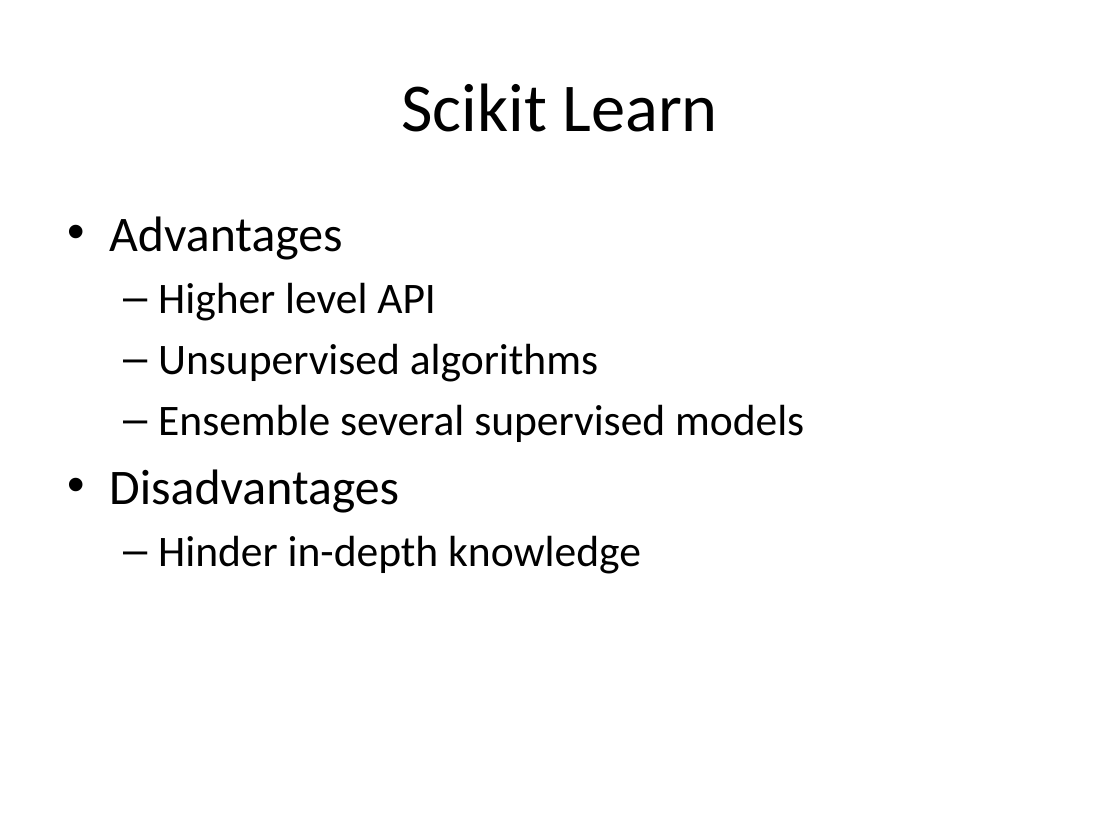
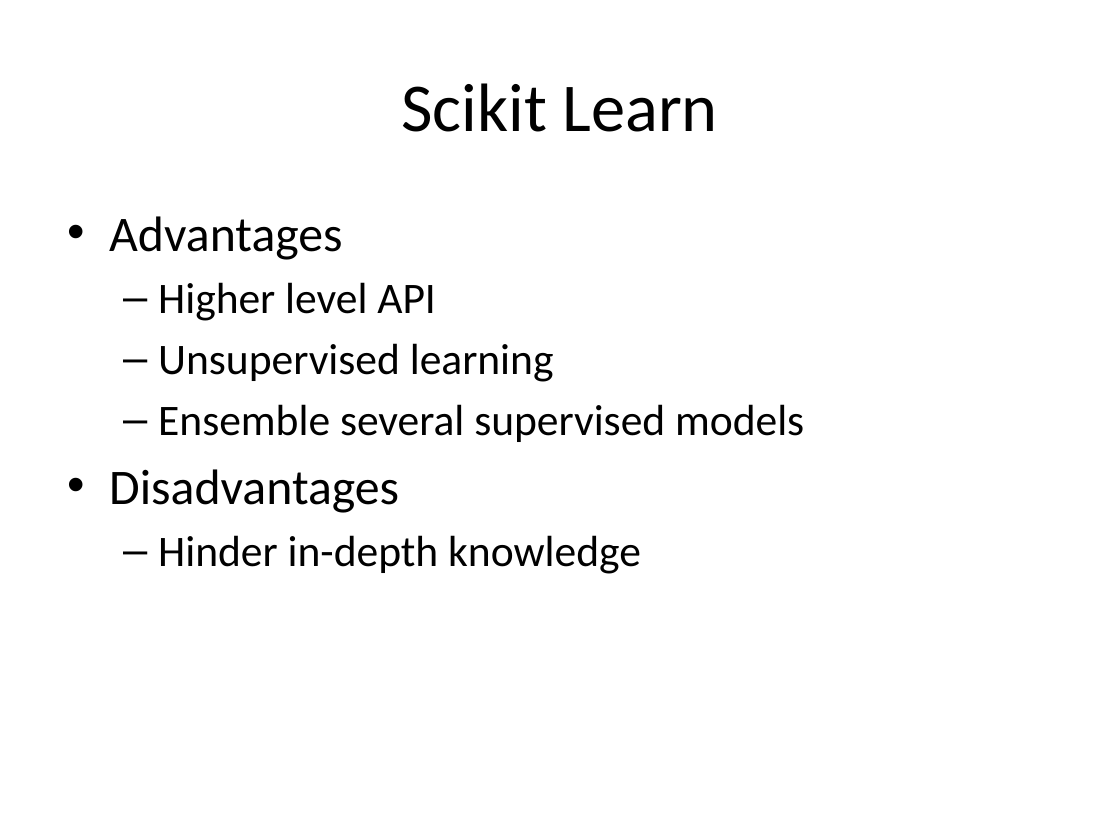
Before and after one commit to look4pritam/ArtificialIntelligence, a slide deck: slide 12 of Introduction/MachineLearningFrameworks.pptx. Drawn at 1120x840 pixels with LibreOffice and Linux fonts; fonts in the diff are those of the drawing. Boxes give left, top, right and bottom in pixels: in the first picture for what was removed or moved away, otherwise in the second. Text is boxed around its words. In the diff, an @@ line names an element or a change of style, - is before the commit and + after.

```diff
--- a/Introduction/MachineLearningFrameworks.pptx
+++ b/Introduction/MachineLearningFrameworks.pptx
@@ text at (158, 343, 554, 382): text changed @@
-  – Unsupervised algorithms
+  – Unsupervised learning
```
Also in this commit, not shown: 1 other slide changed, 1 slide added.
